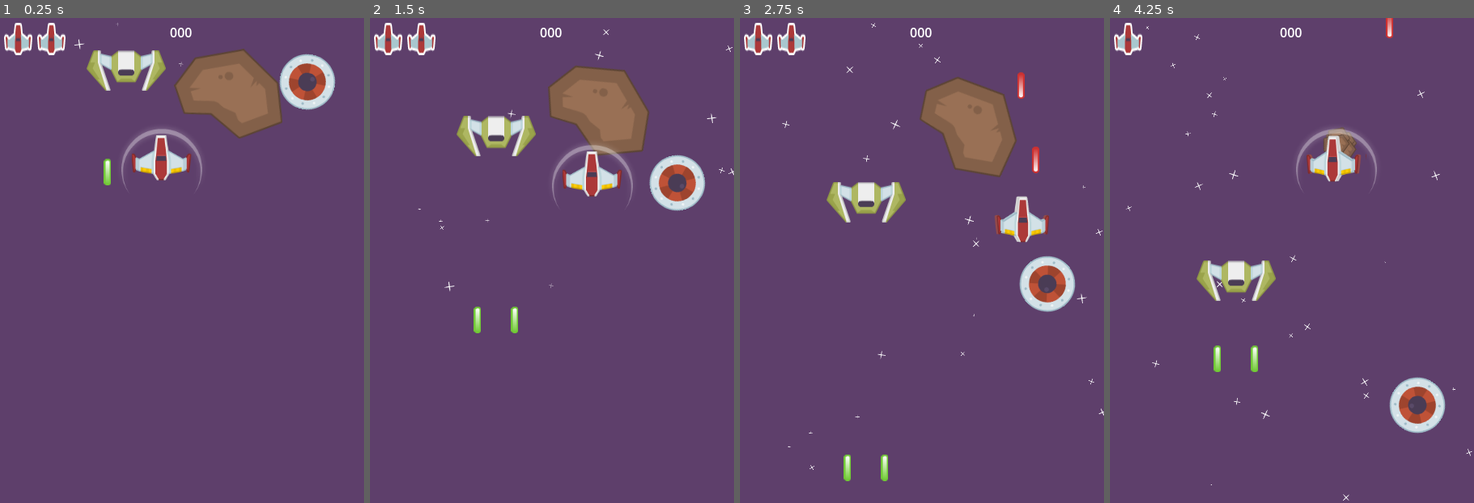
Above: before the commit, frames 1-4 (left to right).
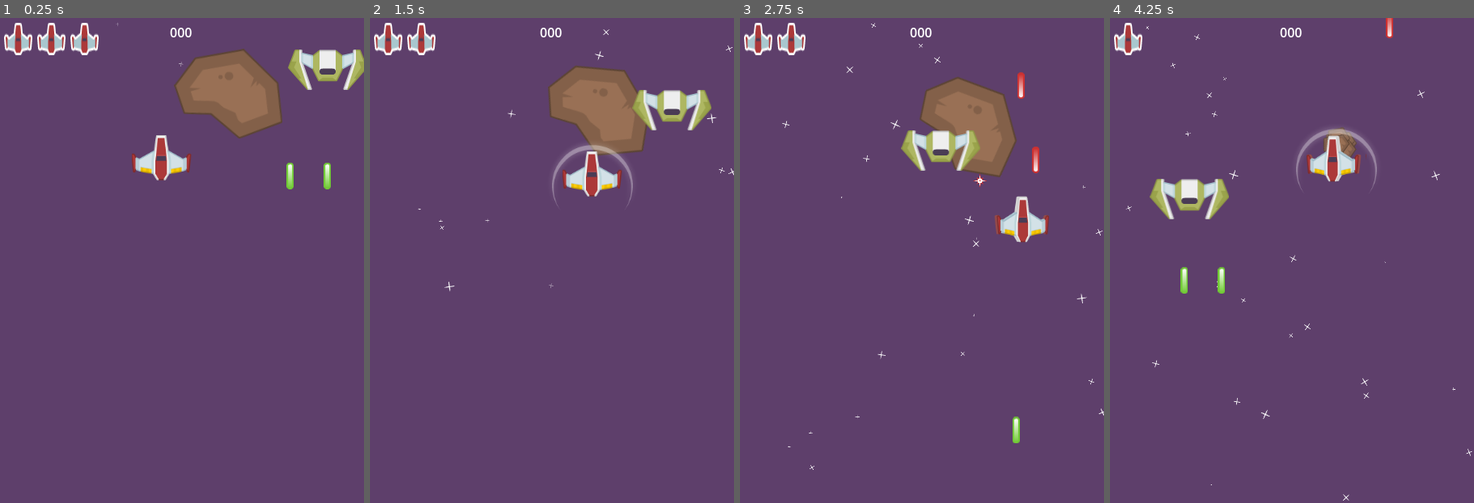
Above: after the commit, the same moments.

Repository: Turbash/space
Game: Godot game, scene res://MainScenes/game_play.tscn
The game is run twice, just before and just after one commit, with the same random seed, the same clock (stepped at 60 frames per second) and the same inputs.
Inputs:
- Up to frame 1 (0.25 s): no input
- Up to frame 2 (1.5 s): tap Enter at 0.5 s; hold D (move_right) 0.53-1.28 s; hold Space (shoot) 0.53-1.28 s; hold S (move_down) from 1.28 s (still down); tap Space (shoot) at 1.35 s
- Up to frame 3 (2.75 s): release S (move_down) at 2.03 s; hold D (move_right) from 2.03 s (still down); hold Space (shoot) from 2.03 s (still down); tap Alt at 2.1 s
- Up to frame 4 (4.25 s): release D (move_right) at 2.78 s; release Space (shoot) at 2.78 s; hold W (move_up) 2.78-3.53 s; tap Shift at 2.85 s; tap Space (shoot) at 3.05 s; hold A (move_left) from 3.53 s (still down); hold Space (shoot) from 3.53 s (still down)

The runs differ from the first frame. In frame 1, 4.0% of the frame differs, in the area x 19-100%, y 1-36%; in frame 2, 3.7%; in frame 3, 3.8%; in frame 4, 3.9%.

Commit message:
Added side bbouncing shotting enemy

Diff:
--- a/Bullet/bullet_effect.tscn
+++ b/Bullet/bullet_effect.tscn
@@ -9,7 +9,7 @@
 script = ExtResource("2_yl2rf")
 
 [node name="Timer" type="Timer" parent="."]
-wait_time = 0.04
+wait_time = 0.05
 one_shot = true
 autostart = true
 
--- /dev/null
+++ b/Enemy/bouncer_enemy.gd
@@ -0,0 +1,13 @@
+extends SlowShooter
+
+@export var horizontalSpeed:= 50.0
+
+var horizontalDirection: int =1
+
+func _physics_process(delta: float) -> void:
+	super._physics_process(delta)
+	position.x+=horizontalSpeed*delta*horizontalDirection
+
+	var viewRect:= get_viewport_rect()
+	if position.x<viewRect.position.x or position.x>viewRect.end.x:
+		horizontalDirection*=-1
--- /dev/null
+++ b/Enemy/bouncer_enemy.tscn
@@ -0,0 +1,11 @@
+[gd_scene load_steps=3 format=3 uid="uid://bj3i3uginqv0g"]
+
+[ext_resource type="PackedScene" uid="uid://bw4wnlohar2vr" path="res://Enemy/slow_shooter.tscn" id="1_nah5n"]
+[ext_resource type="Script" uid="uid://du3gwyxm5o22u" path="res://Enemy/bouncer_enemy.gd" id="2_1pj6a"]
+
+[node name="BouncerEnemy" instance=ExtResource("1_nah5n")]
+script = ExtResource("2_1pj6a")
+horizontalSpeed = 100.0
+fireRate = 2.0
+verticalSpeed = 40.0
+health = 30
--- a/Enemy/slow_shooter.gd
+++ b/Enemy/slow_shooter.gd
@@ -1,4 +1,5 @@
 extends Enemy
+class_name SlowShooter
 
 @export var fireRate:= 1.0
 
--- a/Enemy/slow_shooter.tscn
+++ b/Enemy/slow_shooter.tscn
@@ -11,7 +11,7 @@
 script = ExtResource("2_2jmr7")
 fireRate = 3.0
 verticalSpeed = 65.0
-health = 40
+health = 32
 
 [node name="Sprite2D" parent="." index="0"]
 texture = ExtResource("2_n852k")
--- a/MainScenes/game_play.tscn
+++ b/MainScenes/game_play.tscn
@@ -1,12 +1,11 @@
-[gd_scene load_steps=8 format=3 uid="uid://buoeolvm6yalf"]
+[gd_scene load_steps=7 format=3 uid="uid://buoeolvm6yalf"]
 
 [ext_resource type="Texture2D" uid="uid://dalwspi1htjlp" path="res://textures/backgroundColor.png" id="1_c5uo5"]
 [ext_resource type="PackedScene" uid="uid://dj3sjxuq3rfk7" path="res://Player/player.tscn" id="1_i3rah"]
 [ext_resource type="Texture2D" uid="uid://dfo1ty8x1cdd3" path="res://textures/starBig.png" id="2_j7o10"]
 [ext_resource type="PackedScene" uid="uid://cbsournexoebr" path="res://Meteor/meteor.tscn" id="4_7d0xp"]
 [ext_resource type="PackedScene" uid="uid://c5uu1lrmdmi27" path="res://HUD/hud.tscn" id="5_r44uq"]
-[ext_resource type="PackedScene" uid="uid://bptycnf2ws7b3" path="res://Enemy/fast_enemy.tscn" id="6_oij4s"]
-[ext_resource type="PackedScene" uid="uid://bw4wnlohar2vr" path="res://Enemy/slow_shooter.tscn" id="7_ik1im"]
+[ext_resource type="PackedScene" uid="uid://bj3i3uginqv0g" path="res://Enemy/bouncer_enemy.tscn" id="6_oij4s"]
 
 [node name="GamePlay" type="Node"]
 
@@ -41,9 +40,5 @@
 [node name="Meteor" parent="." instance=ExtResource("4_7d0xp")]
 position = Vector2(283, 89)
 
-[node name="FastEnemy" parent="." instance=ExtResource("6_oij4s")]
+[node name="BouncerEnemy" parent="." instance=ExtResource("6_oij4s")]
 position = Vector2(380, 54)
-
-[node name="SlowShooter" parent="." instance=ExtResource("7_ik1im")]
-position = Vector2(156, 49)
-fireRate = 1.0
Not shown, added: Enemy/bouncer_enemy.gd.uid
